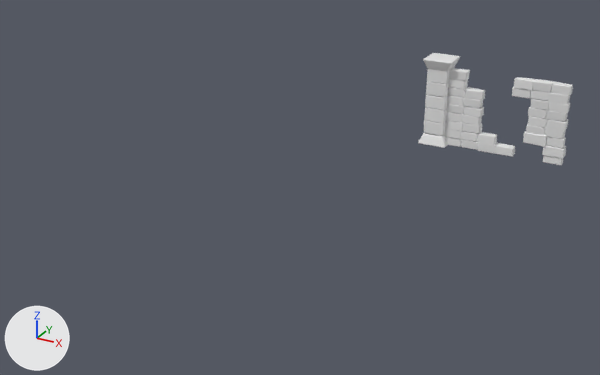
A saved change to the FBX model Assets/_Project/Art/Models/Walls/PROP_BorkenWallWithColumnRuins.fbx.
The view is the same before and after, from a camera (50 mm lens) standing at (15.55, -10.43, 8.14) and looking at (7.07, 4.99, 0.43). The axes (+X, +Y, +Z) are drawn at lower left. The lights are the same throughout. Where no turn or scale is listed for an object, it has been applied to the vertices.

Names of what the first picture shows: 'SmallColumnWithColumn.001'.
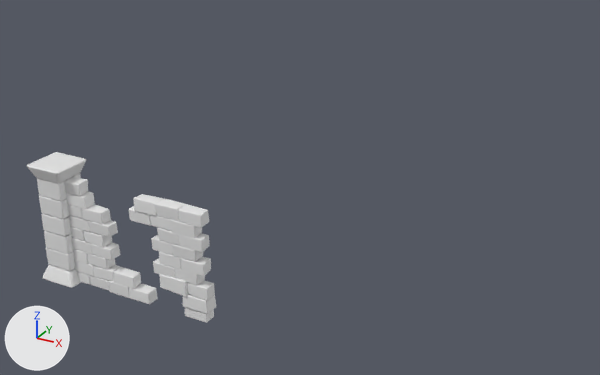
The change in detail:
me_cube_045 is used by ob_smallcolumnwithcolumn_001; location (8.69, 11.08, 0.0).
me_cube_045 had 4224 vertices, 4312 faces and spanned x -0.95..3.08, y -0.35..0.47, z -0.26..2.21.
me_cube_045 now has 4224 vertices, 4312 faces and spans x -0.81..3.09, y -0.35..0.47, z -0.26..2.21.
me_cube_045 part 1: the loose piece of 96 vertices spanning x -0.28..0.22, y -0.1..0.18, z -0.01..0.25 is moved by (0.17, 0.0, 0.0).
me_cube_045 part 2: the loose piece of 96 vertices spanning x 0.21..0.7, y -0.09..0.17, z -0.02..0.24 is moved by (0.17, 0.0, 0.0).
me_cube_045 part 3: the loose piece of 96 vertices spanning x 0.7..1.2, y -0.09..0.16, z -0.01..0.23 is moved by (0.17, 0.0, 0.0).
me_cube_045 part 4: the loose piece of 96 vertices spanning x -0.28..0.23, y -0.1..0.17, z 0.47..0.72 is moved by (0.18, 0.0, 0.0).
me_cube_045 part 5: the loose piece of 96 vertices spanning x 0.21..0.71, y -0.1..0.17, z 0.47..0.72 is moved by (0.18, 0.0, 0.0).
me_cube_045 part 6: the loose piece of 96 vertices spanning x 2.01..2.51, y -0.1..0.18, z 0.47..0.73 is moved by (-0.12, 0.0, 0.0).
me_cube_045 part 7: the loose piece of 96 vertices spanning x 2.49..3.0, y -0.09..0.18, z 0.47..0.73 is moved by (-0.12, 0.0, 0.0).
me_cube_045 part 8: the loose piece of 96 vertices spanning x -0.28..0.21, y -0.09..0.16, z 0.96..1.2 is moved by (0.17, 0.0, 0.0).
me_cube_045 part 9: the loose piece of 96 vertices spanning x 0.21..0.71, y -0.1..0.18, z 0.95..1.21 is moved by (0.17, 0.0, 0.0).
me_cube_045 part 10: the loose piece of 96 vertices spanning x 2.0..2.49, y -0.1..0.17, z 0.96..1.21 is moved by (-0.12, 0.0, 0.0).
me_cube_045 part 11: the loose piece of 96 vertices spanning x 2.49..3.0, y -0.1..0.17, z 0.95..1.21 is moved by (-0.12, 0.0, 0.0).
me_cube_045 part 12: the loose piece of 96 vertices spanning x -0.28..0.23, y -0.1..0.17, z 1.44..1.69 is moved by (0.14, 0.0, 0.0).
me_cube_045 part 13: the loose piece of 96 vertices spanning x 1.51..2.01, y -0.08..0.18, z 1.44..1.7 is moved by (-0.11, 0.0, 0.0).
me_cube_045 part 14: the loose piece of 96 vertices spanning x 2.0..2.51, y -0.09..0.18, z 1.44..1.69 is moved by (-0.11, 0.0, 0.0).
me_cube_045 part 15: the loose piece of 96 vertices spanning x 2.49..3.0, y -0.1..0.17, z 1.44..1.69 is moved by (-0.11, 0.0, 0.0).
me_cube_045 part 16: the loose piece of 96 vertices spanning x -0.95..-0.13, y -0.35..0.47, z -0.26..0.04 is moved by (0.14, 0.0, 0.0).
me_cube_045 part 17: the loose piece of 96 vertices spanning x -0.95..-0.13, y -0.35..0.47, z 1.91..2.21 is moved by (0.14, 0.0, 0.0).
me_cube_045 part 18: the loose piece of 96 vertices spanning x -0.85..-0.23, y -0.24..0.37, z 0.04..0.43 is moved by (0.14, 0.0, 0.0).
me_cube_045 part 19: the loose piece of 96 vertices spanning x -0.83..-0.23, y -0.24..0.37, z 0.41..0.8 is moved by (0.14, 0.0, 0.0).
me_cube_045 part 20: the loose piece of 96 vertices spanning x -0.84..-0.23, y -0.24..0.37, z 0.8..1.17 is moved by (0.14, 0.0, 0.0).
me_cube_045 part 21: the loose piece of 96 vertices spanning x -0.85..-0.23, y -0.24..0.37, z 1.17..1.56 is moved by (0.14, 0.0, 0.0).
me_cube_045 part 22: 24 of the vertices in x -0.28..-0.24, y -0.23..-0.19, z 1.55..1.93 are moved by (0.14, 0.0, 0.0).
me_cube_045 part 23: 24 of the vertices in x -0.29..-0.23, y 0.32..0.36, z 1.55..1.93 are moved by (0.14, 0.0, 0.0).
Object 'SmallColumnWithColumn.001' (ob_smallcolumnwithcolumn_001) moves from (8.69, 11.08, 0.0) to (4.77, 0.2, 0.0).

Location of each change, (x1, y1, x2, y2) in pixels of the pictures (600 x 375 px; the box of a moved part takes in the faces that stretch with it):
'SmallColumnWithColumn.001', reshaped, moved (22% wider, 52% taller): before (418, 53, 573, 165); after (27, 152, 216, 323)
part 1 of me_cube_045, moved or reshaped: before (444, 128, 461, 139); after (74, 260, 95, 276)
part 2 of me_cube_045, moved or reshaped: before (460, 131, 478, 142); after (94, 265, 120, 282)
part 3 of me_cube_045, moved or reshaped: before (477, 132, 497, 145); after (114, 267, 141, 289)
part 4 of me_cube_045, moved or reshaped: before (446, 112, 462, 123); after (72, 238, 93, 255)
part 5 of me_cube_045, moved or reshaped: before (462, 114, 482, 126); after (91, 242, 120, 260)
part 6 of me_cube_045, moved or reshaped: before (526, 124, 545, 135); after (153, 259, 176, 278)
part 7 of me_cube_045, moved or reshaped: before (545, 128, 566, 139); after (174, 268, 205, 285)
part 8 of me_cube_045, moved or reshaped: before (447, 95, 464, 106); after (70, 215, 90, 232)
part 9 of me_cube_045, moved or reshaped: before (463, 97, 483, 108); after (88, 220, 118, 237)
part 10 of me_cube_045, moved or reshaped: before (528, 107, 547, 119); after (151, 235, 173, 255)
part 11 of me_cube_045, moved or reshaped: before (546, 110, 568, 121); after (172, 244, 203, 261)
part 12 of me_cube_045, moved or reshaped: before (448, 79, 468, 89); after (66, 191, 95, 209)
part 13 of me_cube_045, moved or reshaped: before (512, 88, 531, 99); after (129, 206, 151, 226)
part 14 of me_cube_045, moved or reshaped: before (530, 90, 550, 101); after (150, 215, 172, 231)
part 15 of me_cube_045, moved or reshaped: before (548, 93, 570, 104); after (171, 220, 202, 238)
part 16 of me_cube_045, moved or reshaped: before (418, 133, 448, 148); after (43, 265, 81, 288)
part 17 of me_cube_045, moved or reshaped: before (423, 53, 460, 71); after (27, 152, 86, 183)
part 18 of me_cube_045, moved or reshaped: before (424, 120, 446, 136); after (46, 248, 75, 271)
part 19 of me_cube_045, moved or reshaped: before (424, 107, 447, 123); after (44, 231, 74, 254)
part 20 of me_cube_045, moved or reshaped: before (425, 95, 447, 110); after (41, 213, 71, 236)
part 21 of me_cube_045, moved or reshaped: before (426, 81, 449, 97); after (39, 195, 70, 219)
part 22 of me_cube_045, moved or reshaped: before (428, 69, 448, 84); after (37, 178, 62, 201)
part 23 of me_cube_045, moved or reshaped: before (447, 67, 455, 83); after (60, 173, 81, 200)
